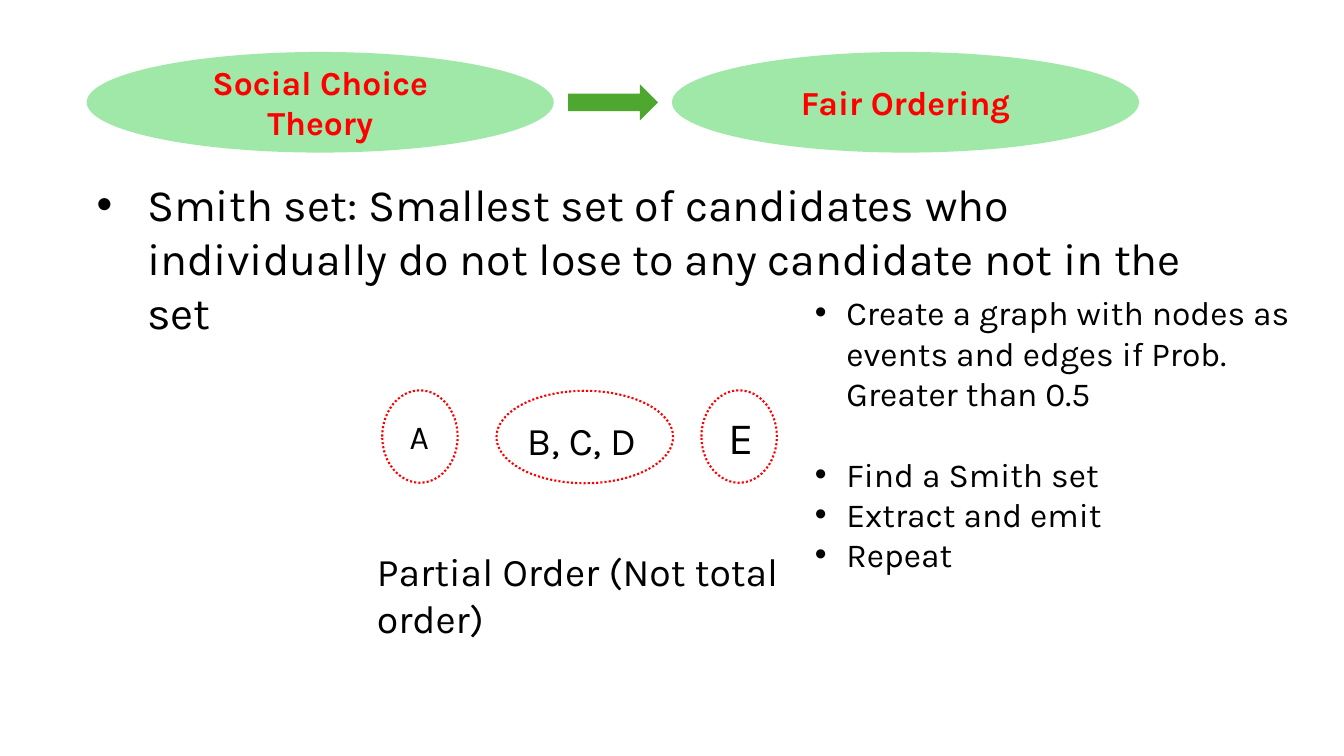
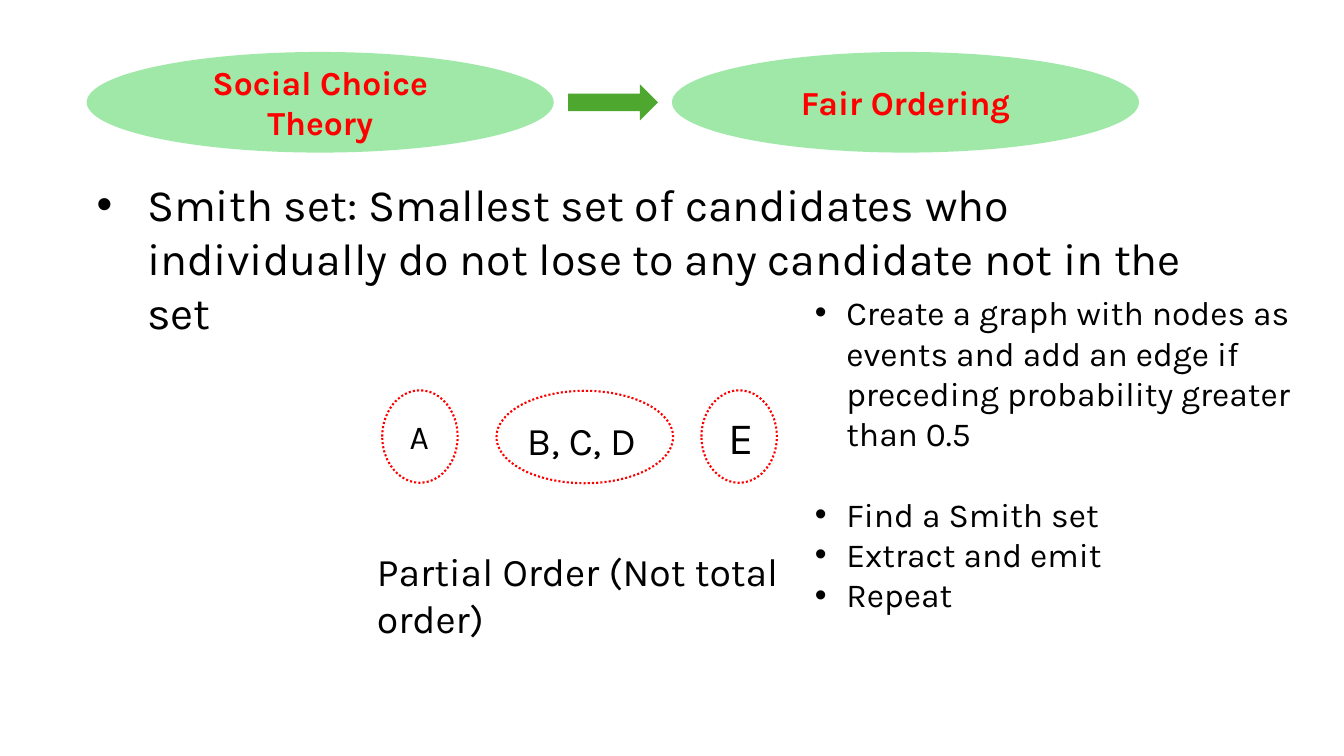
Before and after one commit to HaseebLUMS/Onyx-Presentation, a slide deck: slide 156 of thesis-latency-fairness.pptx. Drawn at 1344x756 pixels with LibreOffice and Linux fonts; fonts in the diff are those of the drawing. Boxes give left, top, right and bottom in pixels: in the first picture for what was removed or moved away, otherwise in the second. Text is boxed around its words. In the diff, an @@ line names an element or a change of style, - is before the commit and + after.

Commit message:
updated presentation

```diff
--- a/thesis-latency-fairness.pptx
+++ b/thesis-latency-fairness.pptx
@@ text at box(846, 302, 1290, 447): text changed @@
-• Create a graph with nodes as events and edges if Prob. Greater than 0.5
+• Create a graph with nodes as events and add an edge if preceding probability greater than 0.5
```
Also in this commit, not shown: 6 other slides changed.
